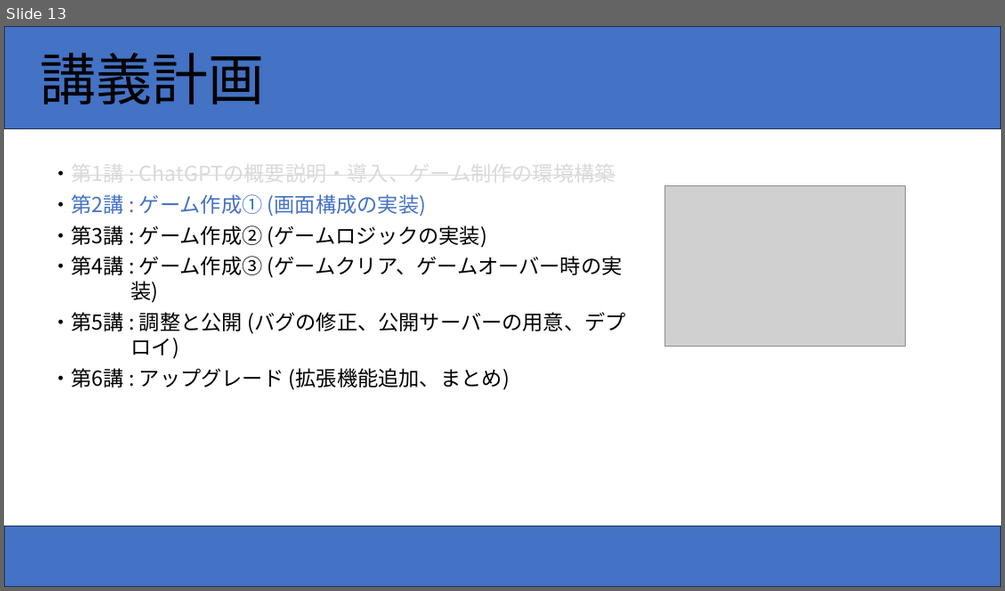
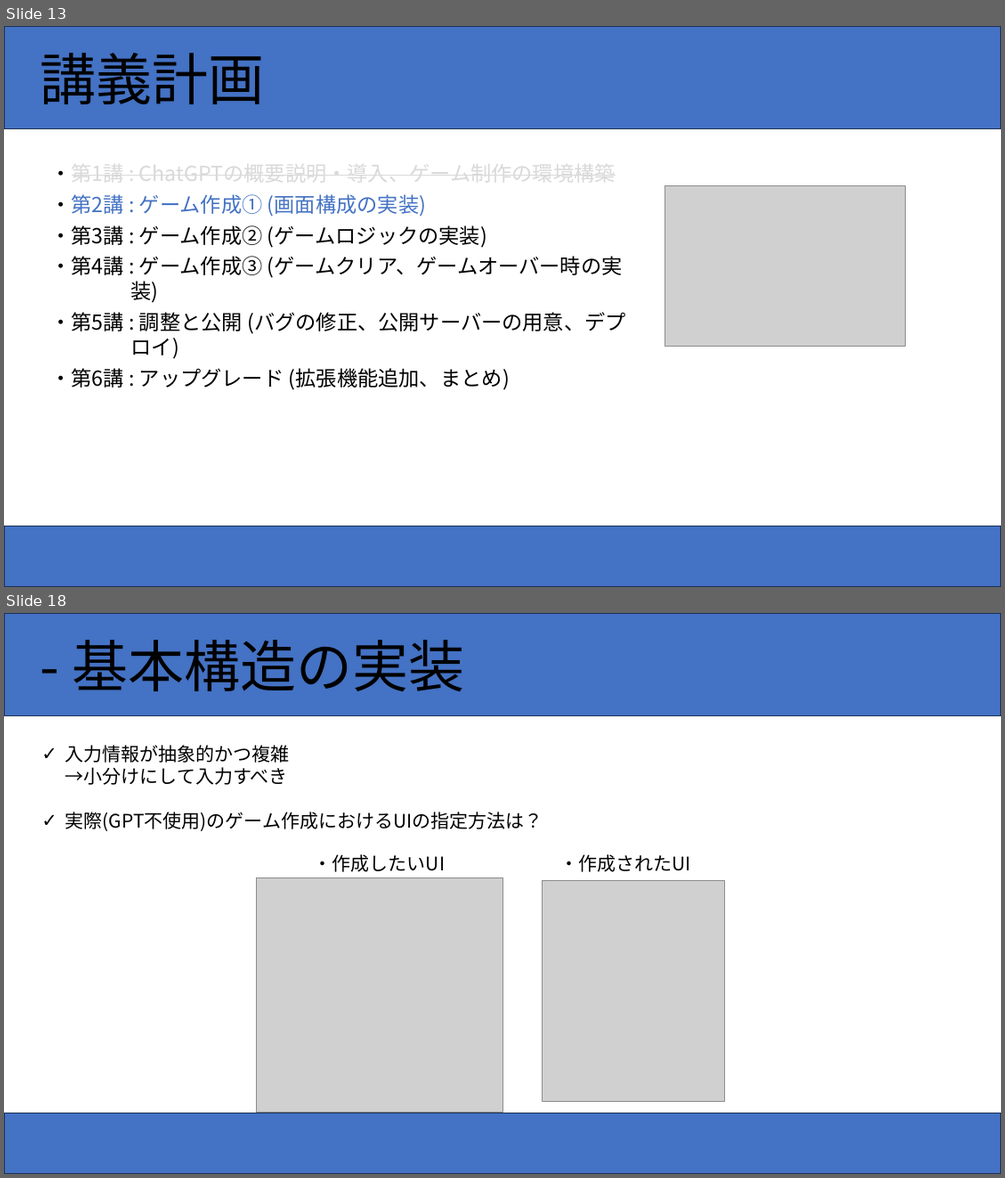
Before and after one commit to RintaroooTobita/2048chatgpt, a slide deck: ChatGPTを用いてゲームを作ろう！.pptx. Shown one above the other, each under a label of ours: slide 13 before the commit, slides 13 and 18 after it; the slides between them are not shown. The pictures are 1005x591 and 1005x1178 pixels, drawn with LibreOffice and Linux fonts; fonts in the diff are those of the drawing; grey boxes stand for pictures. Boxes give left, top, right and bottom in pixels: in the first picture for what was removed or moved away, otherwise in the second. Text is boxed around its words. In the diff, an @@ line names an element or a change of style, - is before the commit and + after.

```diff
--- a/ChatGPTを用いてゲームを作ろう！.pptx
+++ b/ChatGPTを用いてゲームを作ろう！.pptx
@@ slide 18 added at (4, 613, 1001, 1174), background #FFFFFF @@
@@ rectangle added at (4, 613, 1001, 716), fill #4472C4, outline #1E3256 1 pt, 54 pt, text #000000 @@
+- 基本構造の実装
@@ text added at (65, 745, 543, 831), 18 pt, text #000000 @@
+✓ 入力情報が抽象的かつ複雑
+  →小分けにして入力すべき
+✓ 実際(GPT不使用)のゲーム作成におけるUIの指定方法は？
@@ picture added at (256, 877, 502, 1111) @@
@@ text added at (314, 854, 445, 872), 18 pt, text #000000 @@
+・作成したいUI
@@ text added at (559, 854, 690, 872), 18 pt, text #000000 @@
+・作成されたUI
@@ picture added at (542, 880, 724, 1102) @@
@@ rectangle added at (4, 1113, 1001, 1174), fill #4472C4, outline #1E3256 1 pt @@
```
Also in this commit, not shown: 2 slides changed, 13 other slides added.
